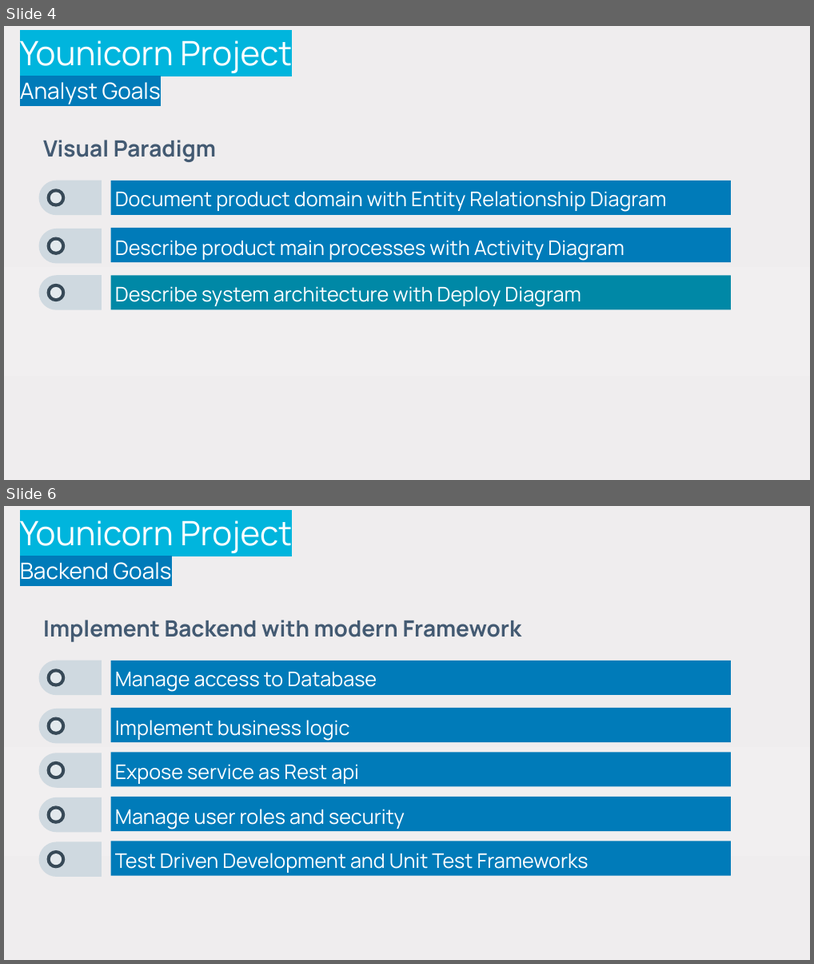
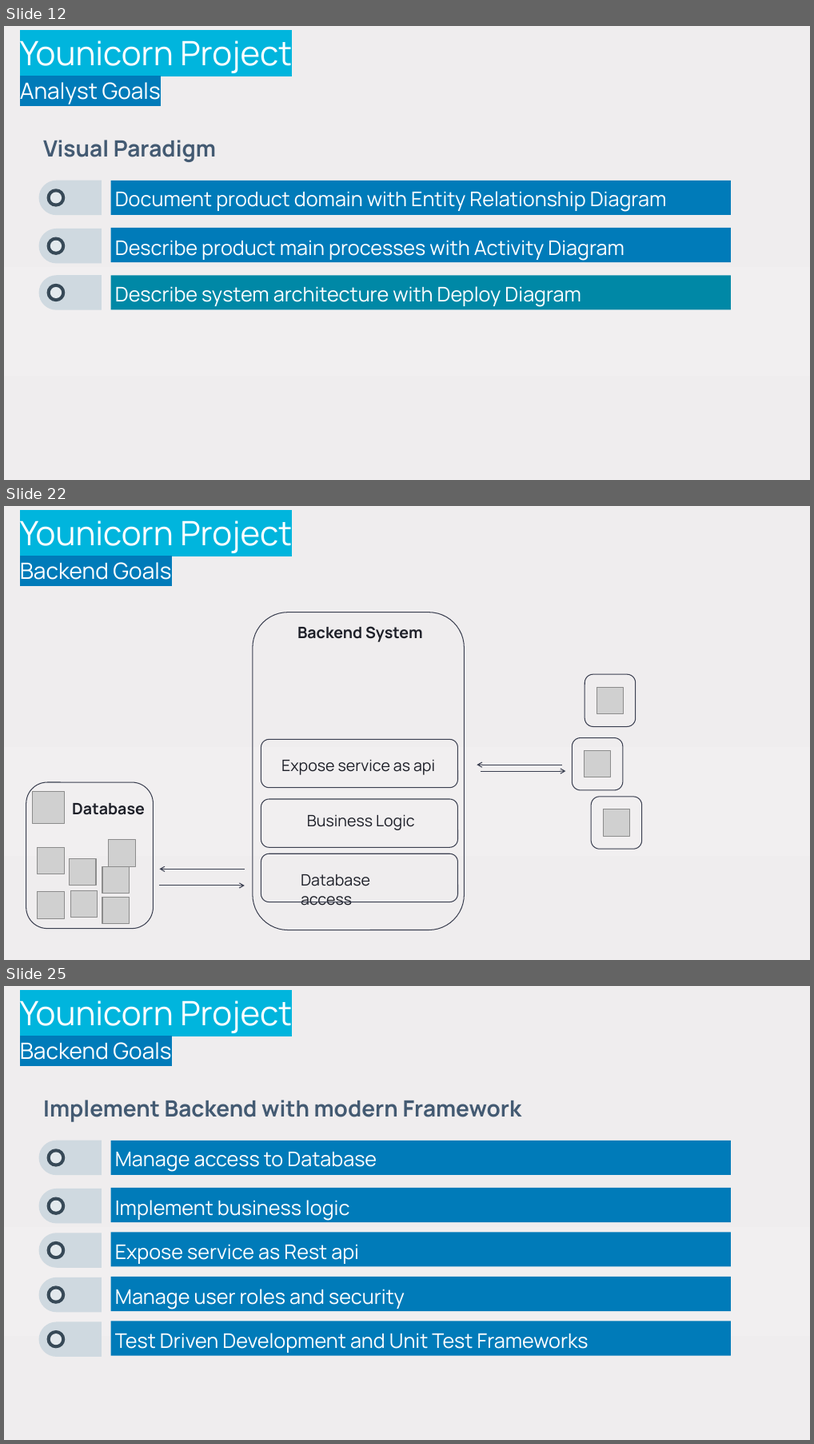
Before and after one commit to stefanofiorenza/KNITS, a slide deck: Programs/Trainings/Slides/KNITS-Younicorn-RoadMap.pptx. Shown one above the other, each under a label of ours: slides 4 and 6 before the commit, slides 12, 22 and 25 after it; the slides between them are not shown. The pictures are 814x964 and 814x1444 pixels, drawn with LibreOffice and Linux fonts; fonts in the diff are those of the drawing; grey boxes stand for pictures; background and template pictures are left out. Boxes give left, top, right and bottom in pixels: in the first picture for what was removed or moved away, otherwise in the second. Text is boxed around its words. In the diff, an @@ line names an element or a change of style, - is before the commit and + after.

Commit message:
Younicorn Slides

```diff
--- a/Programs/Trainings/Slides/KNITS-Younicorn-RoadMap.pptx
+++ b/Programs/Trainings/Slides/KNITS-Younicorn-RoadMap.pptx
@@ slide 22 added at box(4, 506, 810, 960), background gradient #EFEDEE to #F1EFF0 to #EFEBEC @@
@@ title added at box(20, 520, 292, 580), 30 pt, text #FFFFFF @@
+Younicorn Project
+Backend Goals
@@ rounded rectangle added at box(252, 612, 464, 930), outline #3A3F50 0.75 pt @@
@@ text added at box(298, 626, 422, 642), 14 pt, text #1D1F28, bold @@
+Backend System
@@ rounded rectangle added at box(585, 675, 635, 727), outline #3A3F50 0.75 pt @@
@@ picture added at box(597, 687, 623, 713) @@
@@ rounded rectangle added at box(262, 739, 458, 788), outline #3A3F50 0.75 pt @@
@@ rounded rectangle added at box(573, 737, 623, 790), outline #3A3F50 0.75 pt @@
@@ text added at box(282, 759, 435, 775), 14 pt, text #1D1F28 @@
+Expose service as api
@@ arrow added from (562, 765) to (478, 765), #3A3F50 0.75 pt @@
@@ picture added at box(585, 750, 611, 777) @@
@@ rounded rectangle added at box(26, 782, 153, 928), outline #3A3F50 0.75 pt @@
@@ picture added at box(32, 792, 64, 823) @@
@@ arrow added from (481, 771) to (566, 771), #3A3F50 0.75 pt @@
@@ text added at box(72, 803, 145, 815), 14 pt, text #1D1F28, bold @@
+Database
@@ rounded rectangle added at box(262, 799, 458, 847), outline #3A3F50 0.75 pt @@
@@ text added at box(307, 814, 415, 830), 14 pt, text #1D1F28 @@
+Business Logic
@@ rounded rectangle added at box(591, 796, 642, 848), outline #3A3F50 0.75 pt @@
@@ picture added at box(603, 809, 630, 836) @@
@@ picture added at box(109, 839, 135, 866) @@
@@ picture added at box(37, 847, 64, 874) @@
@@ picture added at box(70, 858, 96, 885) @@
@@ rounded rectangle added at box(262, 853, 458, 902), outline #3A3F50 0.75 pt @@
@@ picture added at box(102, 867, 129, 893) @@
@@ arrow added from (244, 869) to (160, 869), #3A3F50 0.75 pt @@
@@ arrow added from (160, 885) to (244, 885), #3A3F50 0.75 pt @@
@@ text added at box(301, 874, 370, 905), 14 pt, text #1D1F28 @@
+Database access
@@ picture added at box(37, 892, 64, 918) @@
@@ picture added at box(71, 890, 98, 916) @@
@@ picture added at box(102, 896, 129, 923) @@
@@ what was slide 4 is now slide 12 @@
@@ what was slide 6 is now slide 25 @@
```
Also in this commit, not shown: 1 slide changed, 23 other slides added, 2 other files.
